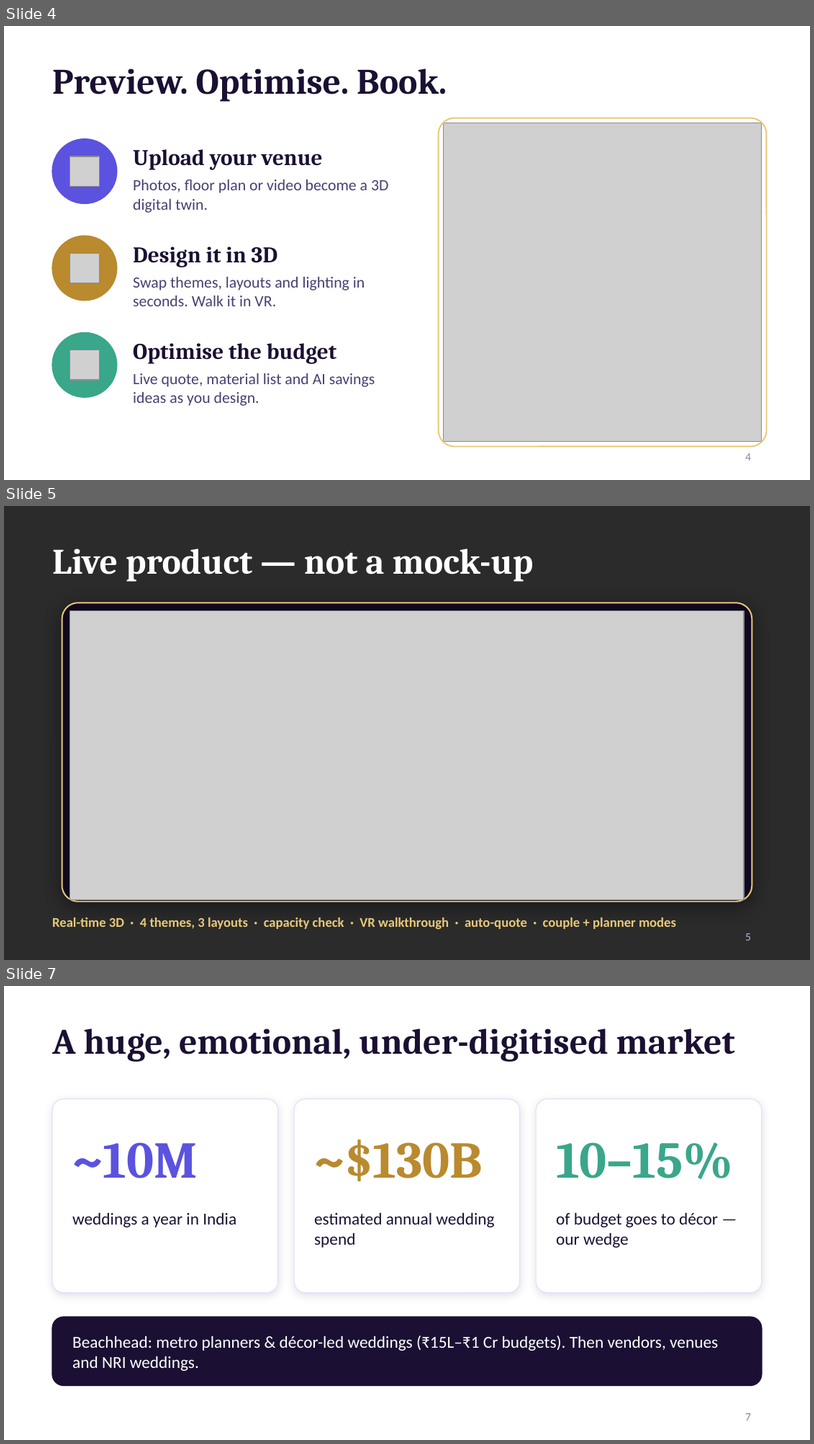
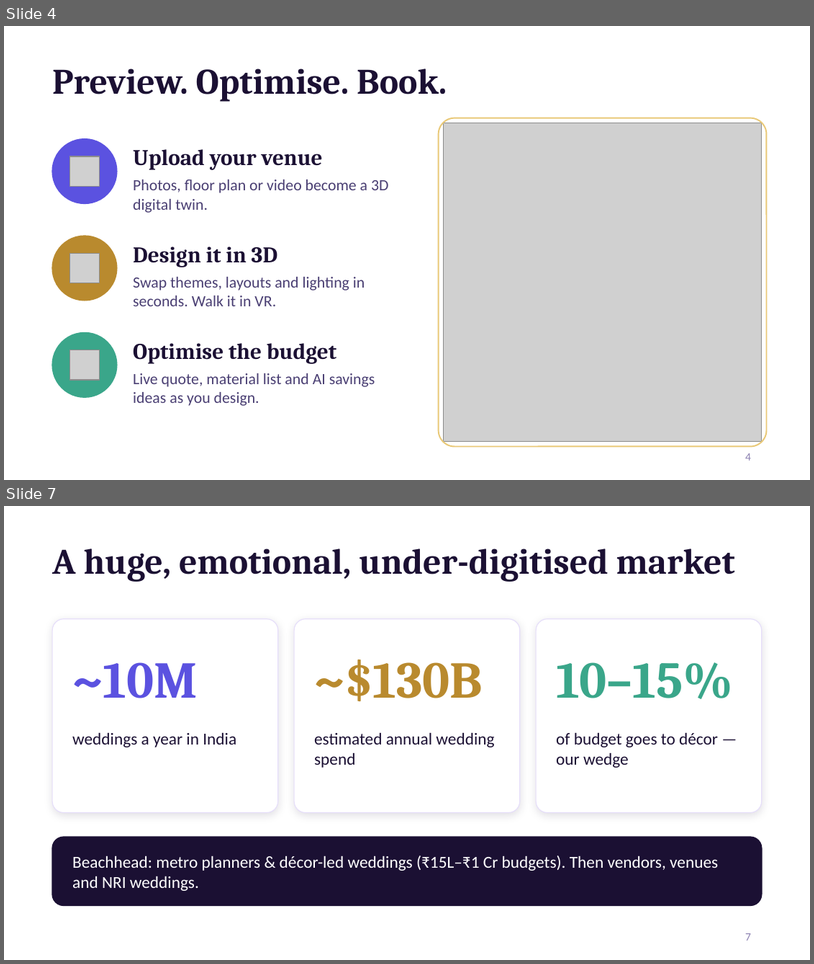
Before and after one commit to vaibhavdave/weddingplanner, a slide deck: pitch/WedVerse_AI_Shark_Tank_Pitch.pptx. Shown one above the other, each under a label of ours: slides 4, 5 and 7 before the commit, slides 4 and 7 after it; the slides between them are not shown. The pictures are 814x1444 and 814x964 pixels, drawn with LibreOffice and Linux fonts; fonts in the diff are those of the drawing; grey boxes stand for pictures; background and template pictures are left out; a plain dark background stands for a picture behind light text. Boxes give left, top, right and bottom in pixels: in the first picture for what was removed or moved away, otherwise in the second. Text is boxed around its words. In the diff, an @@ line names an element or a change of style, - is before the commit and + after.

```diff
--- a/pitch/WedVerse_AI_Shark_Tank_Pitch.pptx
+++ b/pitch/WedVerse_AI_Shark_Tank_Pitch.pptx
@@ slide 5 removed at (x1=4, y1=506, x2=810, y2=960), background picture (left out) @@
@@ text removed at (x1=52, y1=548, x2=534, y2=582) @@
-Live product — not a mock-up
@@ rounded rectangle removed at (x1=62, y1=602, x2=752, y2=901) @@
@@ picture removed at (x1=70, y1=611, x2=744, y2=900) @@
@@ text removed at (x1=52, y1=917, x2=676, y2=929) @@
-Real-time 3D · 4 themes, 3 layouts · capacity check · VR walkthrough · auto-quote · couple + planner modes
@@ page number removed at (x1=746, y1=933, x2=751, y2=940) @@
-5
```
Also in this commit, not shown: 7 slides changed, 1 slide added, 4 other files.
